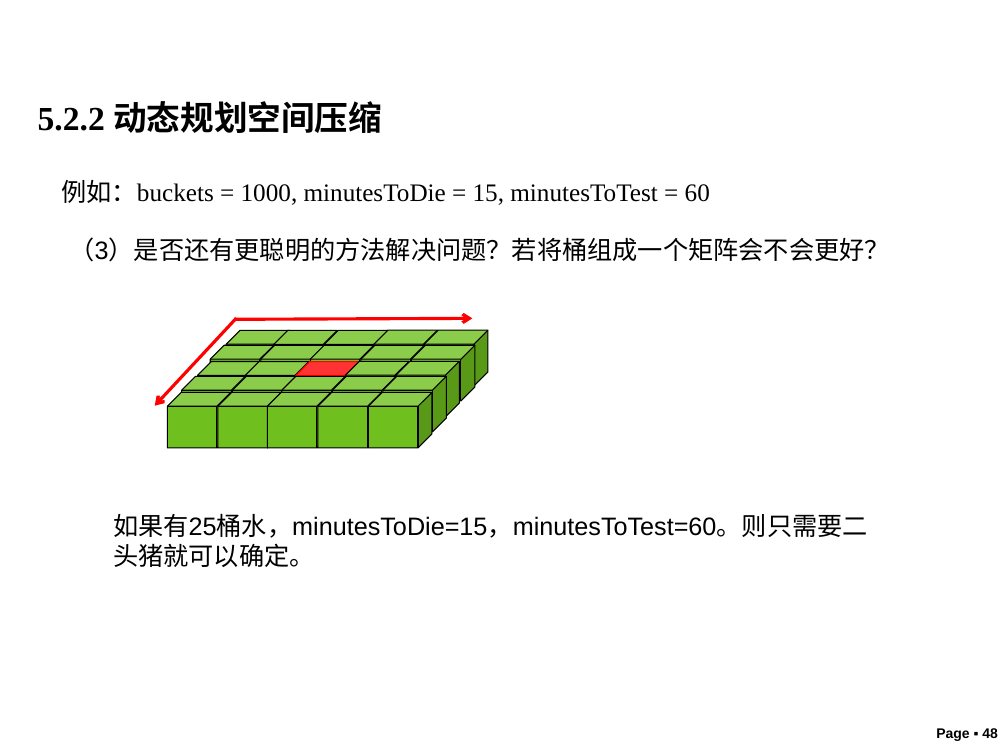
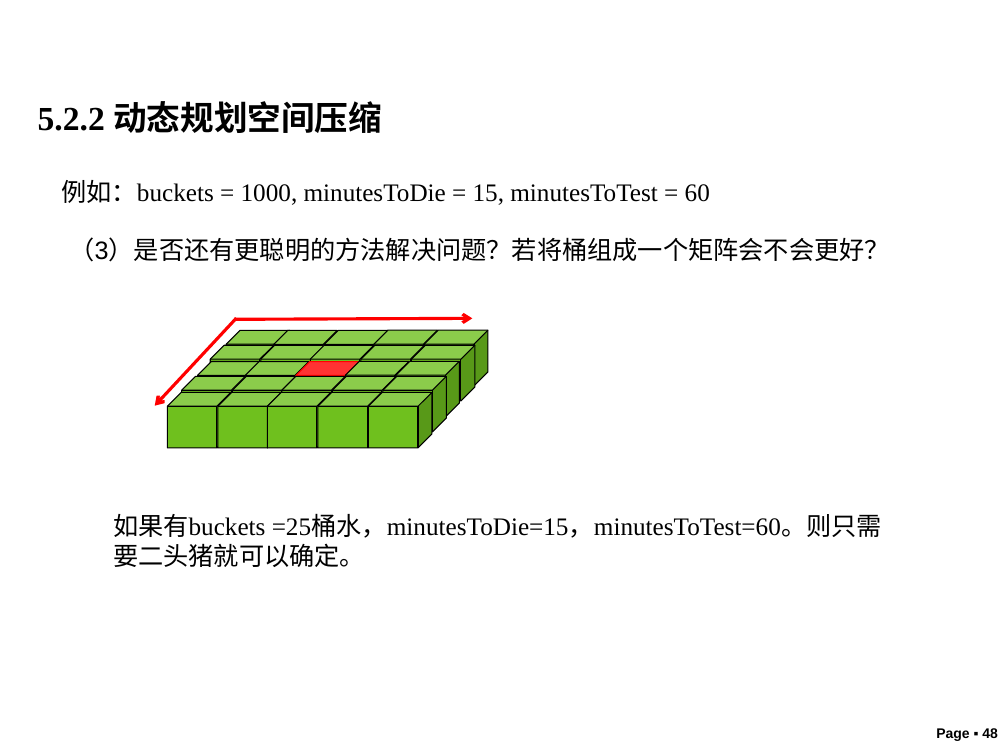
Before and after one commit to liutongling/DP, a slide deck: slide 48 of file/第5章 动态规划法.pptx. Drawn at 1008x756 pixels with LibreOffice and Linux fonts; fonts in the diff are those of the drawing; background and template pictures are left out. Boxes give left, top, right and bottom in pixels: in the first picture for what was removed or moved away, otherwise in the second. Text is boxed around its words. In the diff, an @@ line names an element or a change of style, - is before the commit and + after.

```diff
--- a/file/第5章 动态规划法.pptx
+++ b/file/第5章 动态规划法.pptx
@@ text at (113, 514, 882, 567): text changed; font Arial to Times New Roman @@
-如果有25桶水，minutesToDie=15，minutesToTest=60。则只需要二头猪就可以确定。
+如果有buckets =25桶水，minutesToDie=15，minutesToTest=60。则只需要二头猪就可以确定。
```
Also in this commit, not shown: 1 other slide changed.
